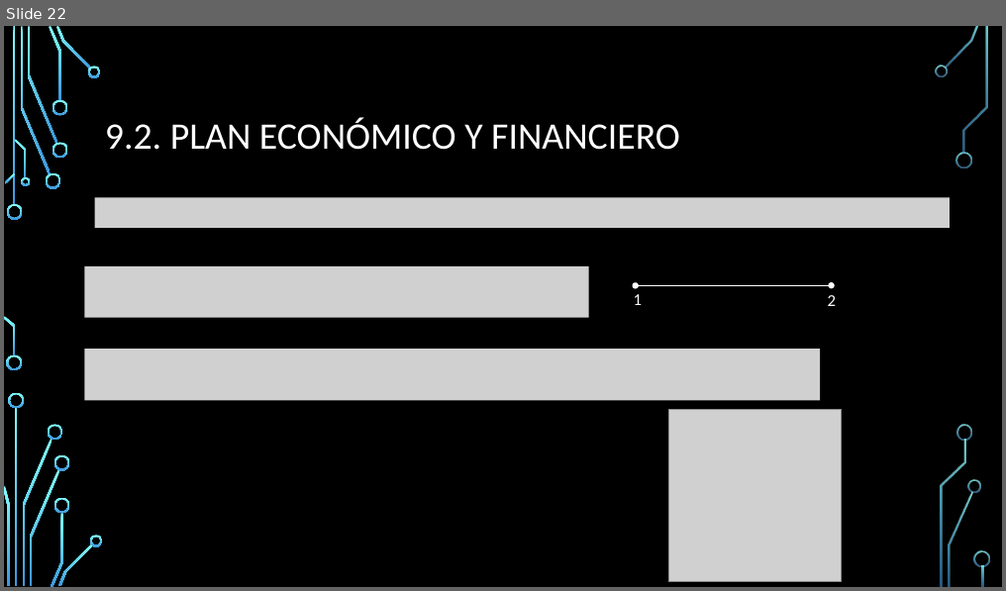
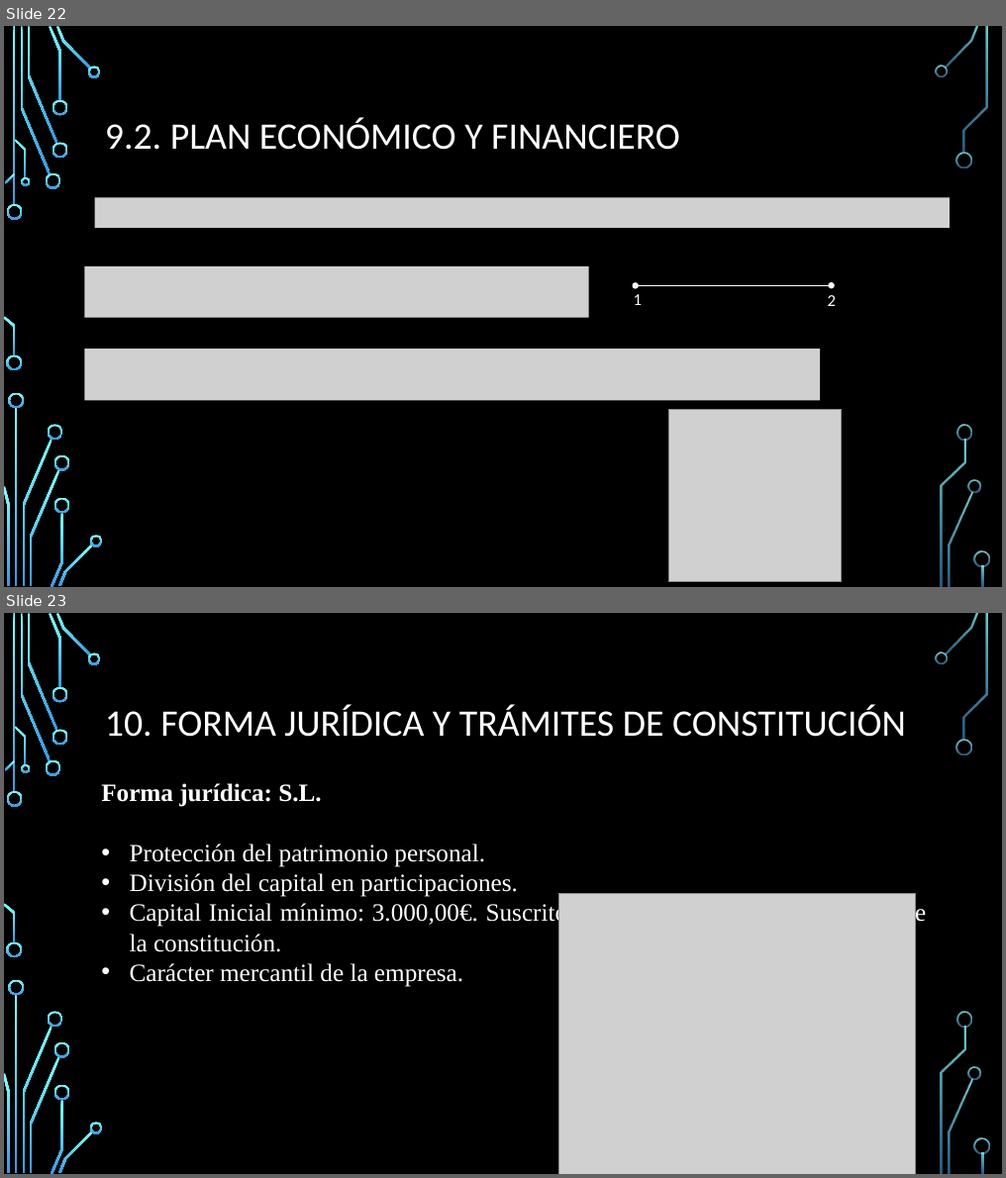
Before and after one commit to alvarocbcp/PlanEmpresa, a slide deck: VIRTUAL WALLET.pptx. Shown one above the other, each under a label of ours: slide 22 before the commit, slides 22 and 23 after it. The pictures are 1006x591 and 1006x1178 pixels, drawn with LibreOffice and Linux fonts; fonts in the diff are those of the drawing; grey boxes stand for pictures; background and template pictures are left out. Boxes give left, top, right and bottom in pixels: in the first picture for what was removed or moved away, otherwise in the second. Text is boxed around its words. In the diff, an @@ line names an element or a change of style, - is before the commit and + after.

```diff
--- a/VIRTUAL WALLET.pptx
+++ b/VIRTUAL WALLET.pptx
@@ slide 23 added at (4, 613, 1002, 1174), background picture (left out); not listed: 36 template elements that a slide beside it also shows @@
@@ title added at (105, 704, 906, 737), 36 pt, text #FFFFFF @@
+10. FORMA JURÍDICA Y TRÁMITES DE CONSTITUCIÓN
@@ text added at (101, 783, 926, 987), 24 pt, text #FFFFFF @@
+  Forma jurídica: S.L.
+  • Protección del patrimonio personal.
+  • División del capital en participaciones.
+  • Capital Inicial mínimo: 3.000,00€. Suscrito y desembolsado en el momento de la constitución.
+  • Carácter mercantil de la empresa.
@@ picture added at (558, 894, 915, 1174) @@
```
Also in this commit, not shown: 1 other slide added, 2 other files.
